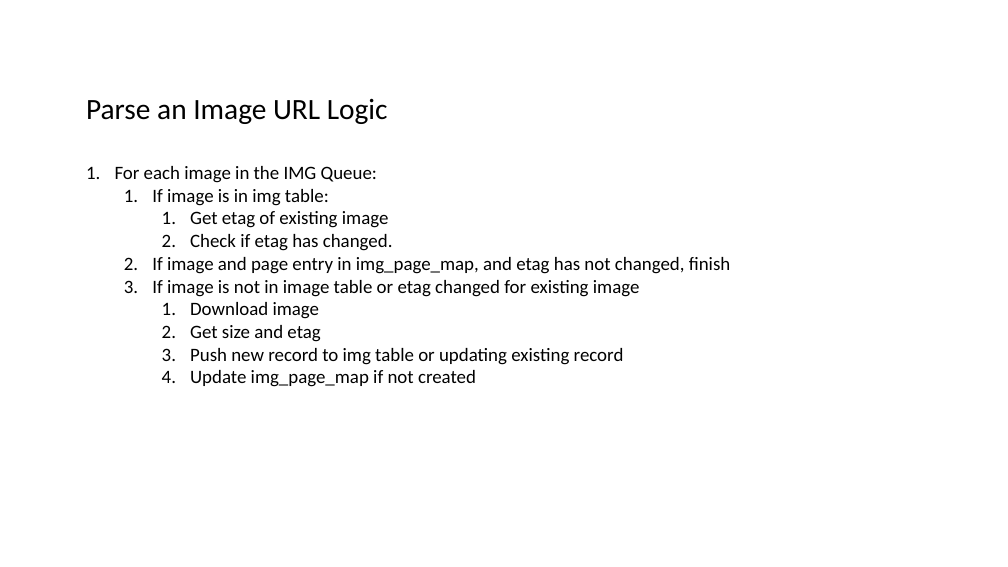
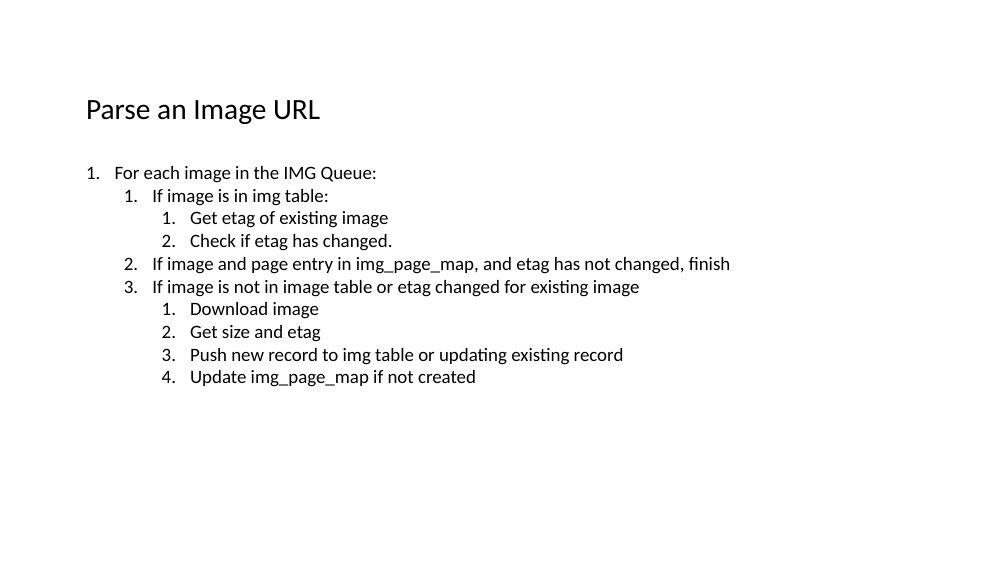
Before and after one commit to datim/squid, a slide deck: slide 6 of docs/design.pptx (slide 5 before the commit). Drawn at 1008x567 pixels with LibreOffice and Linux fonts; fonts in the diff are those of the drawing. Boxes give left, top, right and bottom in pixels: in the first picture for what was removed or moved away, otherwise in the second. Text is boxed around its words. In the diff, an @@ line names an element or a change of style, - is before the commit and + after.

```diff
--- a/docs/design.pptx
+++ b/docs/design.pptx
@@ text at (x1=86, y1=100, x2=320, y2=124): text changed @@
-Parse an Image URL Logic
+Parse an Image URL
```
Also in this commit, not shown: 4 other slides changed, 3 slides added.
